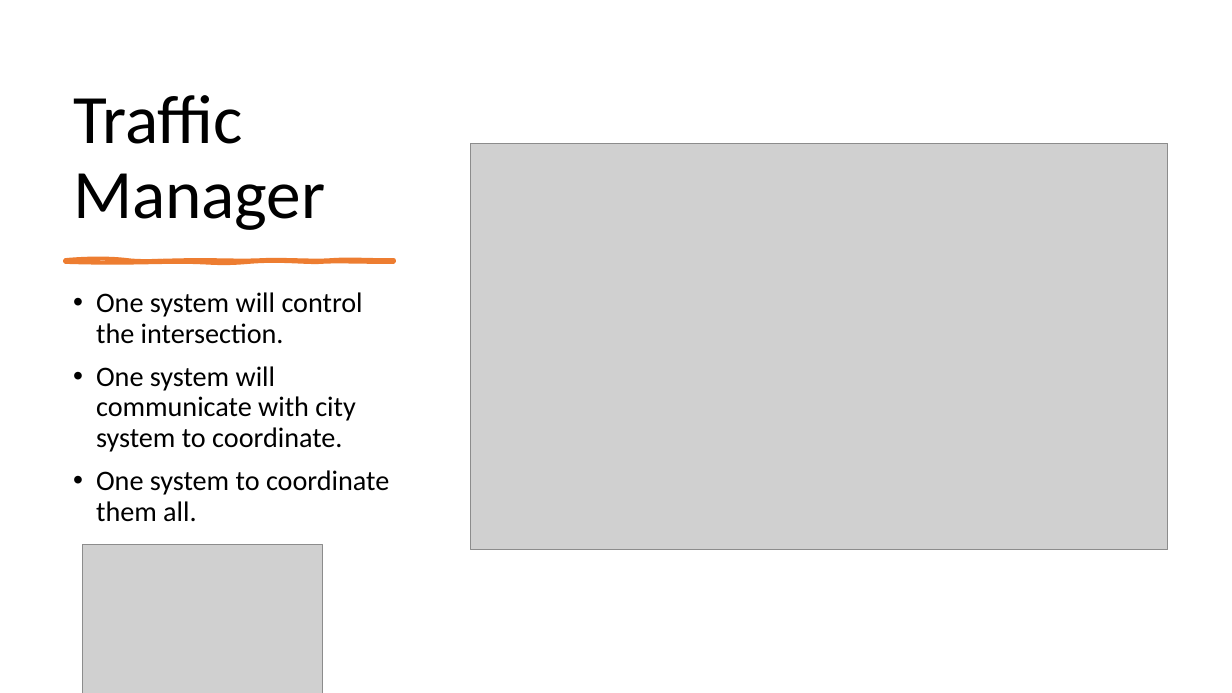
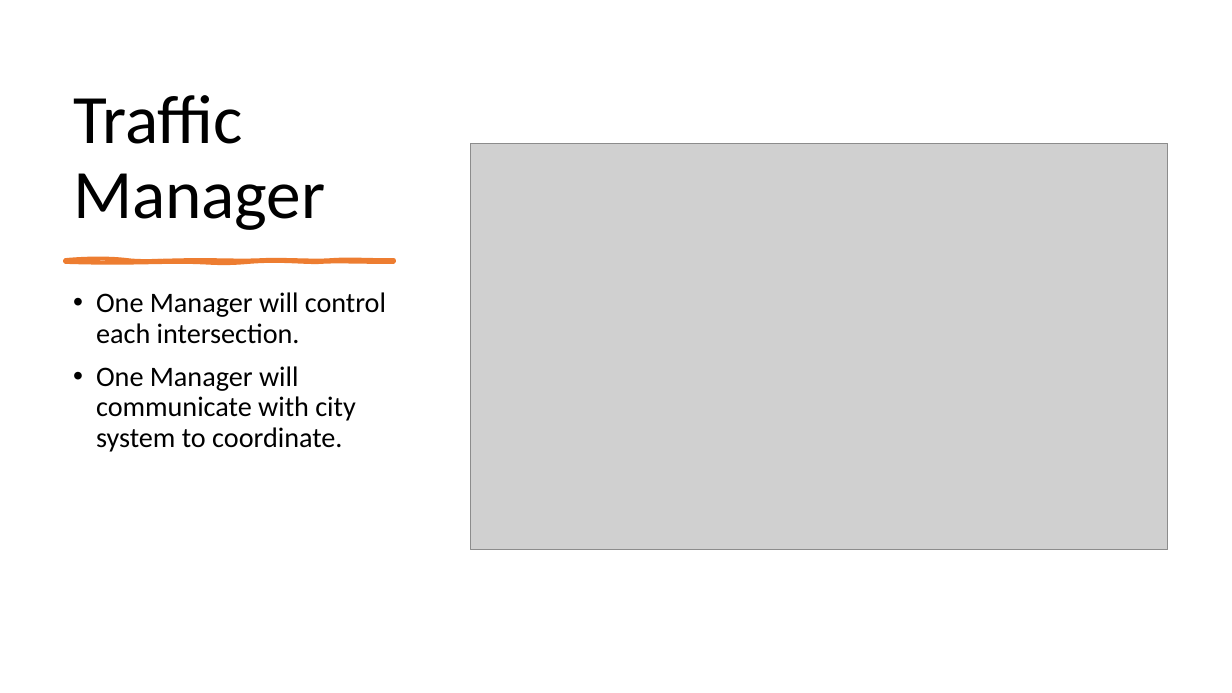
Before and after one commit to allerter/ESE-Smart-City, a slide deck: slide 5 of Requirements/Presentations/Presentation_Luis.pptx (slide 4 before the commit). Drawn at 1232x693 pixels with LibreOffice and Linux fonts; fonts in the diff are those of the drawing; grey boxes stand for pictures. Boxes give left, top, right and bottom in pixels: in the first picture for what was removed or moved away, otherwise in the second. Text is boxed around its words. In the diff, an @@ line names an element or a change of style, - is before the commit and + after.

```diff
--- a/Requirements/Presentations/Presentation_Luis.pptx
+++ b/Requirements/Presentations/Presentation_Luis.pptx
@@ text at (96,292,386,452): text changed @@
-• One system will control the intersection.
-• One system will communicate with city system to coordinate.
-• One system to coordinate them all.
+• One Manager will control each intersection.
+• One Manager will communicate with city system to coordinate.
@@ picture removed at (83,544,323,693) @@
```
Also in this commit, not shown: 3 other slides changed, 2 slides added, 1 slide removed, 4 other files.
